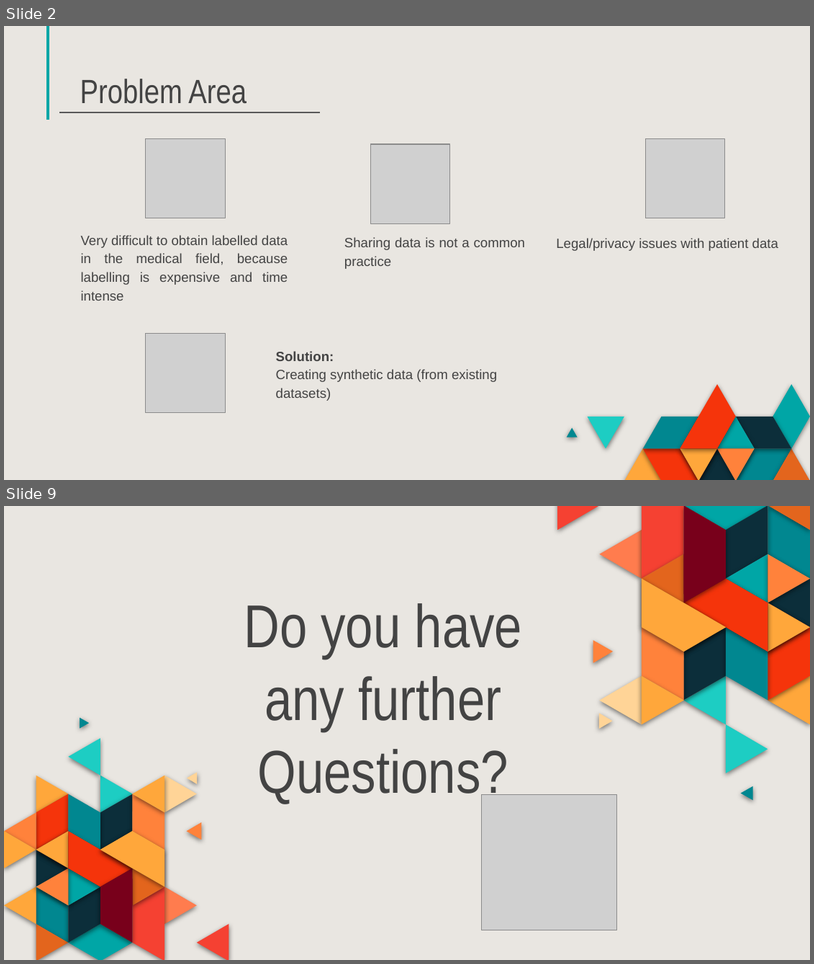
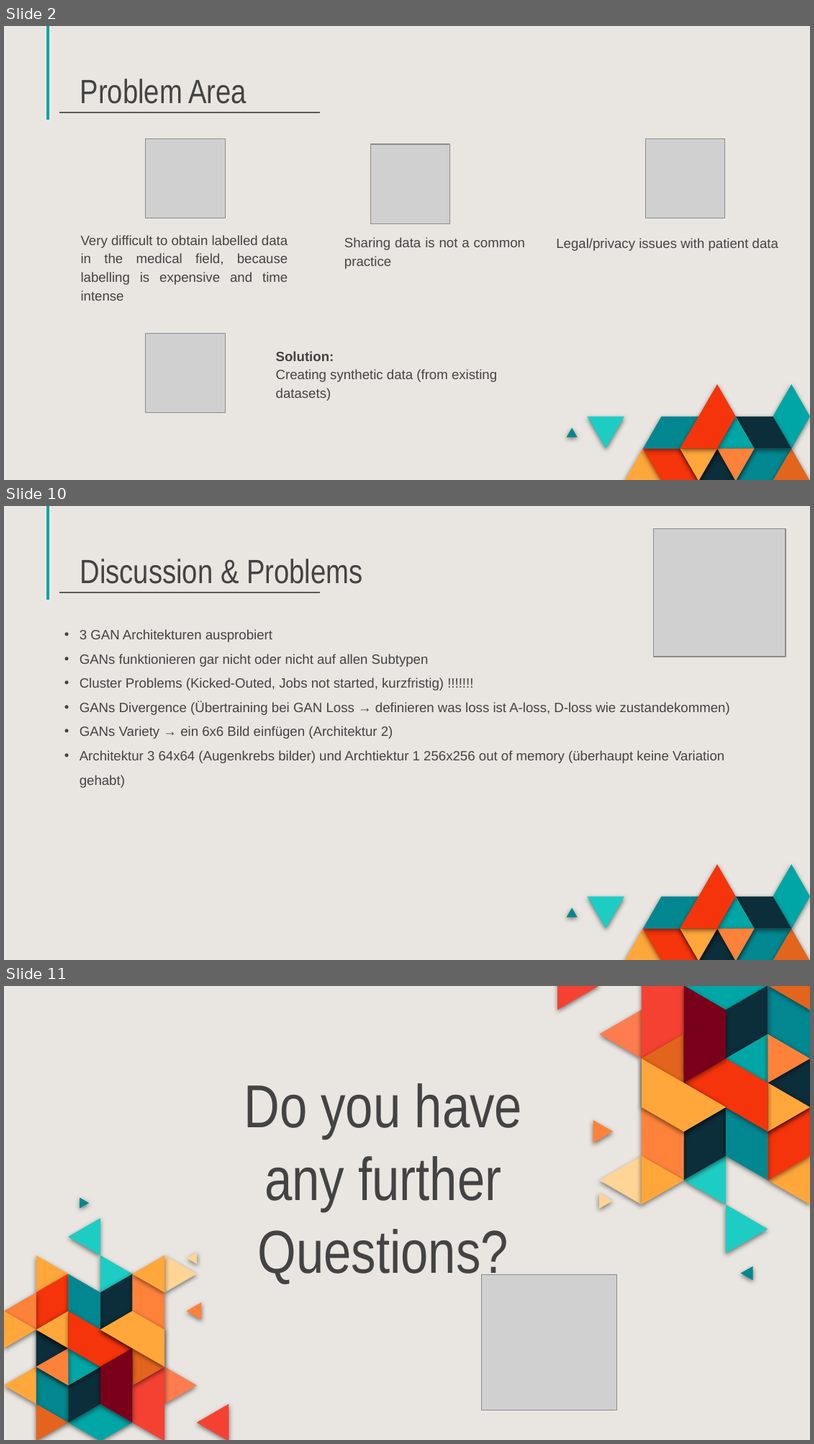
Before and after one commit to eliasmarcon/Medical_Imaging_Project, a slide deck: Presentations/Final_Presentation_Khoss_Marcon.pptx. Shown one above the other, each under a label of ours: slides 2 and 9 before the commit, slides 2, 10 and 11 after it; the slides between them are not shown. The pictures are 814x964 and 814x1444 pixels, drawn with LibreOffice and Linux fonts; fonts in the diff are those of the drawing; grey boxes stand for pictures. Boxes give left, top, right and bottom in pixels: in the first picture for what was removed or moved away, otherwise in the second. Text is boxed around its words. In the diff, an @@ line names an element or a change of style, - is before the commit and + after.

```diff
--- a/Presentations/Final_Presentation_Khoss_Marcon.pptx
+++ b/Presentations/Final_Presentation_Khoss_Marcon.pptx
@@ slide 10 added at [4, 506, 810, 960], background #E9E6E1; not listed: 19 template elements that a slide beside it also shows @@
@@ picture added at [654, 528, 786, 656] @@
@@ title added at [80, 559, 363, 584], 30 pt, text #434343 @@
+Discussion & Problems
@@ line added from (59, 592) to (320, 592), #595959 1.5 pt @@
@@ text added at [80, 629, 730, 788], 12 pt, text #434343 @@
+  • 3 GAN Architekturen ausprobiert
+  • GANs funktionieren gar nicht oder nicht auf allen Subtypen
+  • Cluster Problems (Kicked-Outed, Jobs not started, kurzfristig) !!!!!!!
+  • GANs Divergence (Übertraining bei GAN Loss → definieren was loss ist A-loss, D-loss wie zustandekommen)
+  • GANs Variety → ein 6x6 Bild einfügen (Architektur 2)
+  • Architektur 3 64x64 (Augenkrebs bilder) und Archtiektur 1 256x256 out of memory (überhaupt keine Variation gehabt)
@@ what was slide 9 is now slide 11 @@
```
Also in this commit, not shown: 3 slides changed, 6 other slides added, 1 other file.
